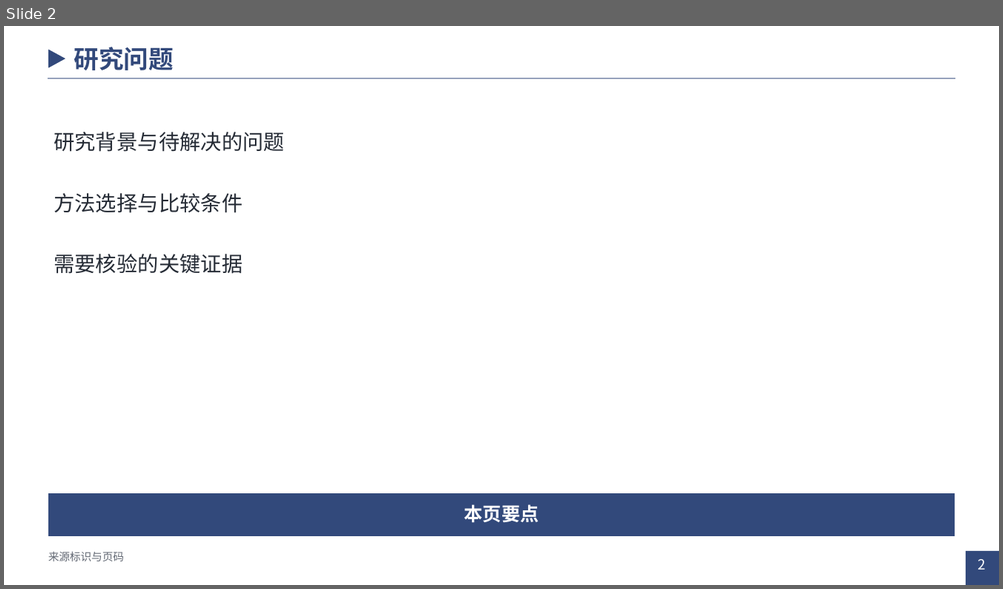
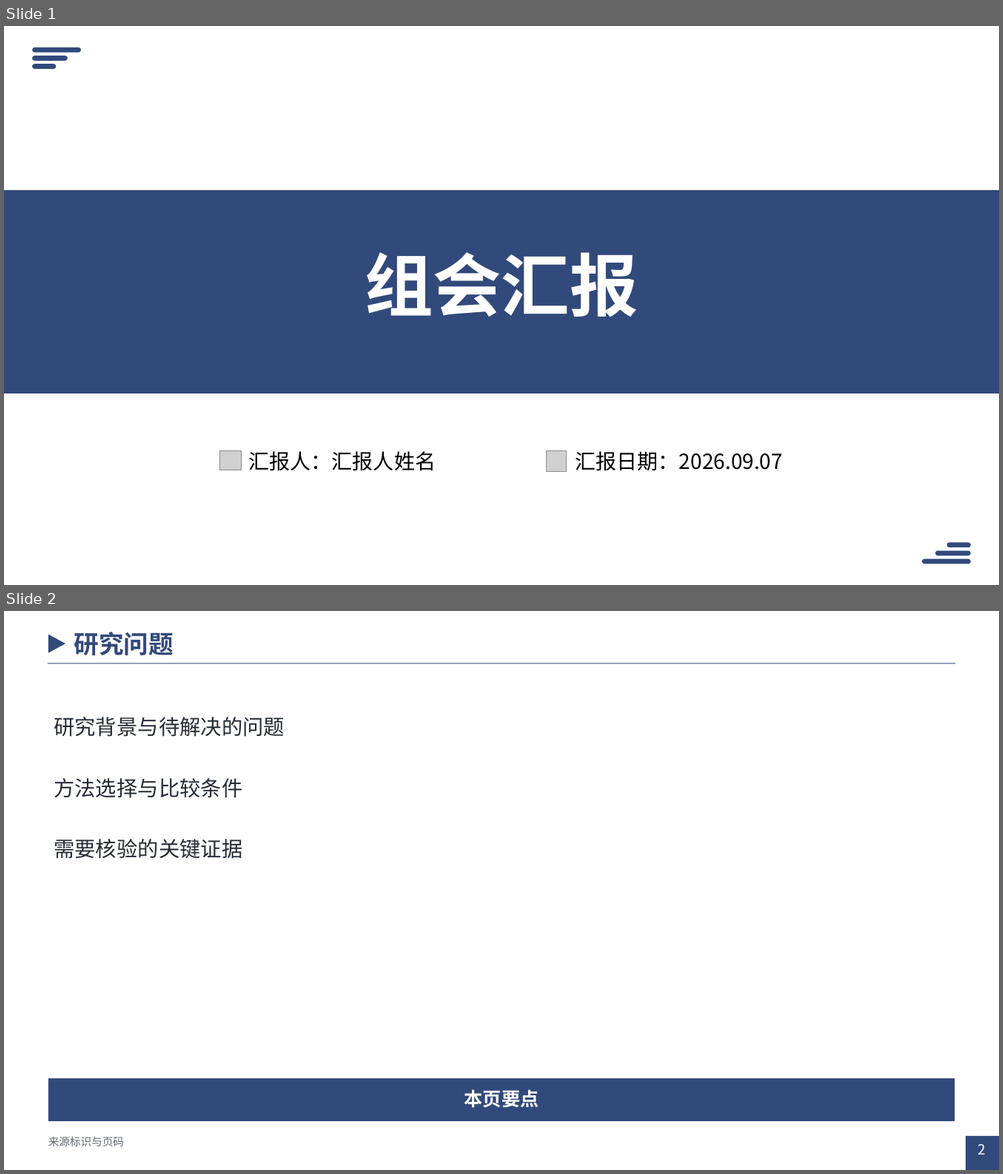
Before and after one commit to SciToolsmith/journal-club-ppt, a slide deck: assets/k105-blue/starter.pptx. Shown one above the other, each under a label of ours: slide 2 before the commit, slides 1 and 2 after it. The pictures are 1003x589 and 1003x1174 pixels, drawn with LibreOffice and Linux fonts; fonts in the diff are those of the drawing; grey boxes stand for pictures. Boxes give left, top, right and bottom in pixels: in the first picture for what was removed or moved away, otherwise in the second. Text is boxed around its words. In the diff, an @@ line names an element or a change of style, - is before the commit and + after.

```diff
--- a/assets/k105-blue/starter.pptx
+++ b/assets/k105-blue/starter.pptx
@@ slide 1 added at (4,26,999,585), background #FFFFFF @@
@@ rounded rectangle added at (32,47,81,53), fill #32497B @@
@@ rounded rectangle added at (32,56,68,61), fill #32497B @@
@@ rounded rectangle added at (32,64,57,69), fill #32497B @@
@@ rectangle added at (4,190,999,394), fill #32497B @@
@@ text added at (364,252,638,318), 66 pt, text #FFFFFF, bold @@
+组会汇报
@@ picture added at (219,452,242,470) @@
@@ text added at (249,452,435,471), 20 pt, text #000000 @@
+汇报人：汇报人姓名
@@ picture added at (546,452,566,472) @@
@@ text added at (575,452,782,471), 20 pt, text #000000 @@
+汇报日期：2026.09.07
@@ rounded rectangle added at (935,551,970,557), fill #32497B @@
@@ rounded rectangle added at (947,543,971,548), fill #32497B @@
@@ rounded rectangle added at (922,560,970,565), fill #32497B @@
```
Also in this commit, not shown: 1 slide changed, 2 other slides added, 1 slide removed, 30 other files.
